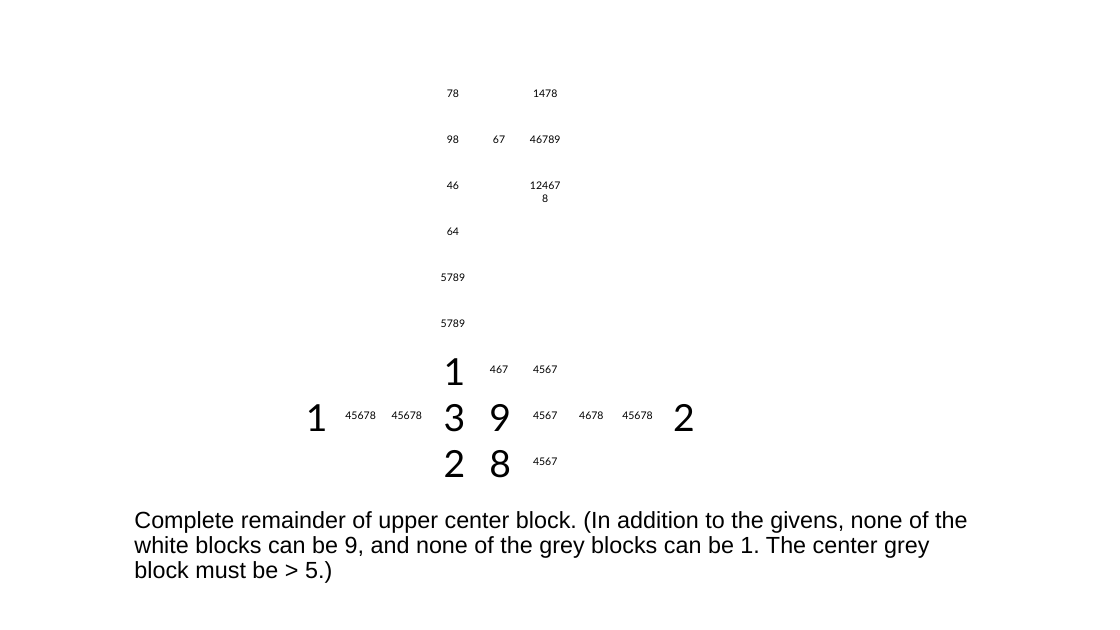
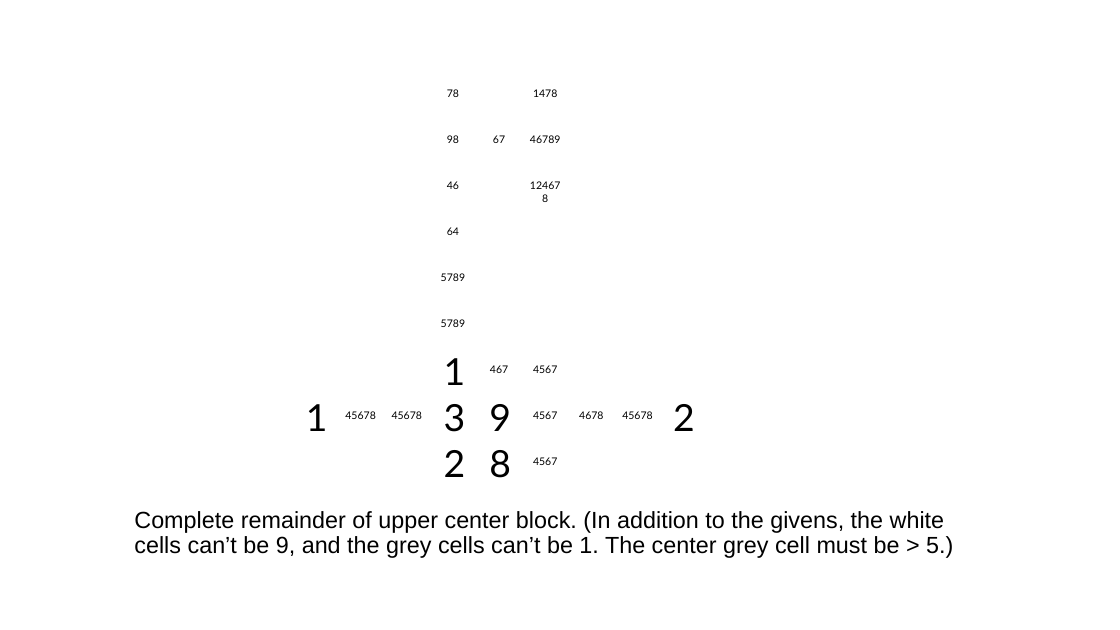
Before and after one commit to jhardis/WSJ_Number_Puzzles, a slide deck: slide 13 of 20260404_2.pptx. Drawn at 1120x630 pixels with LibreOffice and Linux fonts; fonts in the diff are those of the drawing; background and template pictures are left out. Boxes give left, top, right and bottom in pixels: in the first picture for what was removed or moved away, otherwise in the second. Text is boxed around its words. In the diff, an @@ line names an element or a change of style, - is before the commit and + after.

```diff
--- a/20260404_2.pptx
+++ b/20260404_2.pptx
@@ text at (x1=134, y1=511, x2=953, y2=558): text changed @@
-Complete remainder of upper center block. (In addition to the givens, none of the white blocks can be 9, and none of the grey blocks can be 1. The center grey block must be > 5.)
+Complete remainder of upper center block. (In addition to the givens, the white cells can’t be 9, and the grey cells can’t be 1. The center grey cell must be > 5.)
```
Also in this commit, not shown: 30 other slides changed, 3 slides removed.
